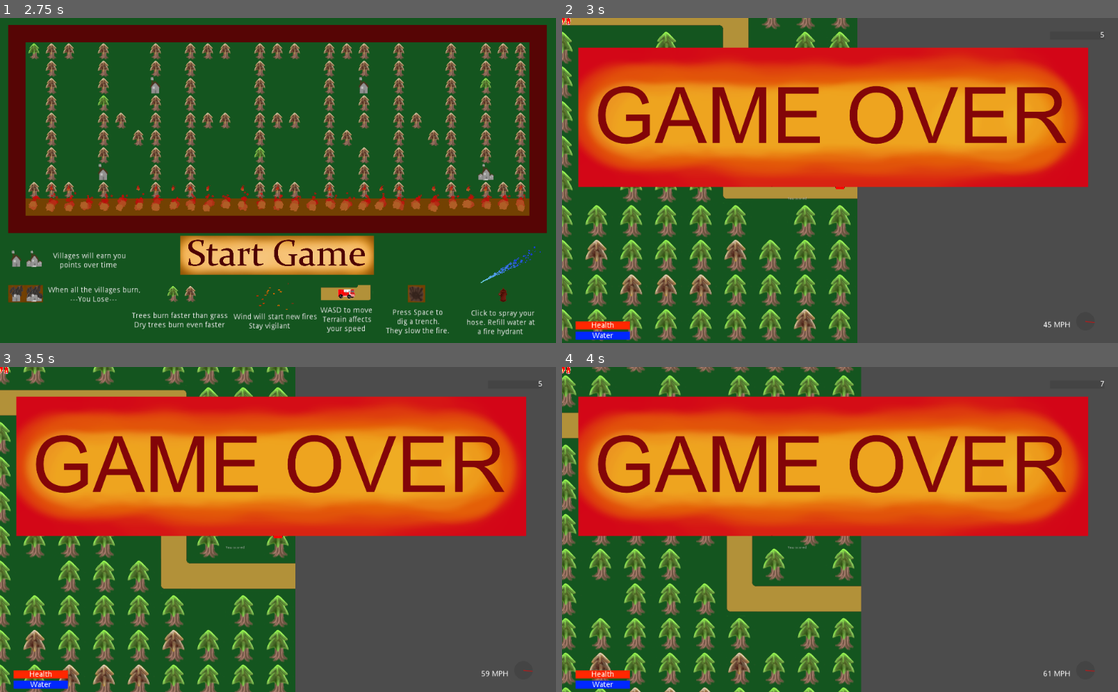
Above: before the commit, frames 1-4 (two rows, left to right).
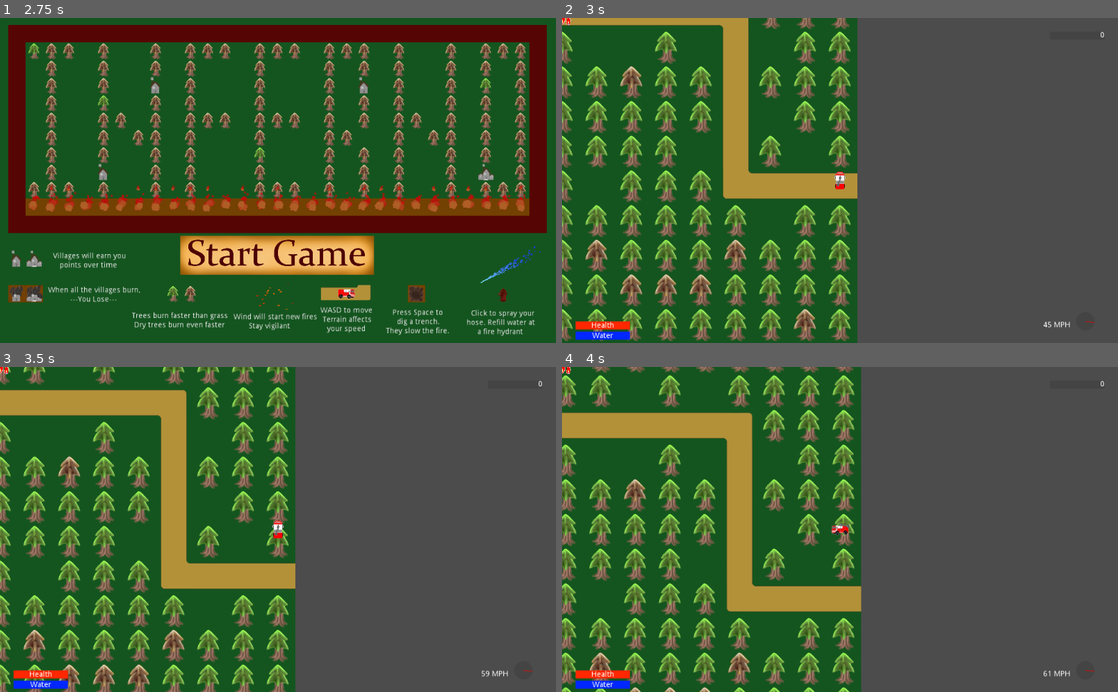
Above: after the commit, the same moments.

Repository: ConsoleCowboysInCyberspace/inferno
Game: Godot game, scene res://Scenes/main_title.tscn
Two runs of this game, one before a commit and one after it. Both use one fixed random seed, a clock stepped at 60 frames per second and the inputs below.
Inputs (mouse positions are in pixels of both pictures, inside the frame that each line leads up to):
- Up to frame 1 (2.75 s): tap Space (dig_trench) at 0.5, 0.6, 1.25, 2, 2.1 s; move the mouse to (400, 164) at 0.52 s; hold D (truck_right) 0.53-1.28 s; move the mouse to (166, 196) at 1.27 s; hold S (truck_down) 1.28-2.03 s; click (166, 196) at 1.35 s; move the mouse to (333, 109) at 2.02 s; hold D (truck_right) from 2.03 s (still down)
- Up to frame 2 (3 s): tap Space (dig_trench) at 2.75 s; move the mouse to (812, 245) at 2.77 s; release D (truck_right) at 2.78 s; hold W (truck_up) from 2.78 s (still down); click (812, 245) at 2.85 s
- Up to frame 3 (3.5 s): keep holding W (truck_up)
- Up to frame 4 (4 s): move the mouse to (1006, 578) at 3.52 s; release W (truck_up) at 3.53 s; hold A (truck_left) from 3.53 s (still down); tap Space (dig_trench) at 3.6 s

Frame 1 is identical in both runs. In frame 2, 40% of the frame differs, in the area x 2-98%, y 4-56%; in frame 3, 40%; in frame 4, 40%.

Commit message:
Hook up lose UI n' stuf

Diff:
--- a/Scenes/GUI.tscn
+++ b/Scenes/GUI.tscn
@@ -174,15 +174,26 @@
 texture = ExtResource( 3 )
 
 [node name="gameover" type="Sprite" parent="."]
+visible = false
 position = Vector2( 497.302, 191.614 )
 scale = Vector2( 0.5, 0.5 )
 texture = ExtResource( 4 )
 
+[node name="Panel" type="Panel" parent="gameover"]
+margin_left = -493.0
+margin_top = 268.0
+margin_right = 272.0
+margin_bottom = 380.0
+__meta__ = {
+"_edit_use_anchors_": false
+}
+
 [node name="RichTextLabel" type="RichTextLabel" parent="gameover"]
-margin_left = -163.273
-margin_top = 277.002
-margin_right = 85.7272
-margin_bottom = 317.002
+margin_left = -484.19
+margin_top = 286.441
+margin_right = -235.19
+margin_bottom = 326.441
+rect_scale = Vector2( 4, 4 )
 text = "You scored:"
 __meta__ = {
 "_edit_use_anchors_": false
--- a/Scenes/main_level.tscn
+++ b/Scenes/main_level.tscn
@@ -47,4 +47,5 @@
 position = Vector2( 21.748, 1013.24 )
 emitting = false
 [connection signal="healthAmountChanged" from="Fire_Truck" to="GUI" method="set_health"]
+[connection signal="noHealth" from="Fire_Truck" to="GUI" method="on_death"]
 [connection signal="water_changed" from="Fire_Truck" to="GUI" method="set_water_level"]
--- a/scripts/GUI.gd
+++ b/scripts/GUI.gd
@@ -17,10 +17,9 @@
 	# setting up fire arrow
 	tile_manager.connect("windFireStarted", self, "new_fire_started")
 	arrowTimer.connect("timeout", self, "arrowTimerTimeout")
+	add_child(arrowTimer)
 	arrowTimer.one_shot = true
 
-# temp debug code
-var lastUpdateTime = 0
 func _process(delta):
 
 	# not debug code
@@ -28,15 +27,8 @@
 	var toTarget = arrowTarget - newFireArrow.position
 	newFireArrow.rotation = newFireArrow.position.angle_to_point(arrowTarget)
 
-	var now = OS.get_ticks_msec() / 1000
-
-	if now - lastUpdateTime > 1:
-		lastUpdateTime = now
-
-		set_score(now)
-		# set_water_level(randi() % 100)
-		# set_wind_angle(randi() % 360)
-		# set_wind_speed(randi() % 100)
+	# poll score like a pleb
+	set_score(tile_manager.score)
 
 func set_score(value):
 	score.bbcode_text = "[right]" + String(value) + "[/right]"
@@ -60,3 +52,8 @@
 
 func arrowTimerTimeout():
 	fireArrowSprite.visible = false
+
+func on_death():
+	var gameover = $gameover
+	gameover.visible = true
+	gameover.get_node("RichTextLabel").text = "Your Score: " + String(tile_manager.score)
--- a/scripts/TruckScript.gd
+++ b/scripts/TruckScript.gd
@@ -45,7 +45,7 @@
 
 	#initialize UI
 	emit_signal("water_changed", water_amount)
-	emit_signal("healthAmountchanged", health)
+	emit_signal("healthAmountChanged", health)
 
 func _ready():
 	""" digTimer = Timer.new()
--- a/scripts/internal_tile_manager.gd
+++ b/scripts/internal_tile_manager.gd
@@ -112,7 +112,7 @@
 			if fireMap != null && fireMap.get_cellv(pos) != -1:
 				tile.fireLevel = Internal_Tile.maxFireLevel #todo set this to max
 				fire = makeNewFireInstance(pos)
-			if(tile.type == Internal_Tile.TileType.EMPTY):
+			if(tile.type == Internal_Tile.TileType.TOWN):
 				numTowns += 1
 			row.append(tile)
 			fireRow.append(fire)
@@ -131,15 +131,19 @@
 	windTimer.start()
 
 	scoreTimer = Timer.new()
-	scoreTimer.connect("scoreTick", self, "incScore")
+	scoreTimer.connect("timeout", self, "incScore")
 	add_child(scoreTimer)
 	scoreTimer.wait_time = 5
 	scoreTimer.set_one_shot(false)
 	scoreTimer.start()
 
+	print("score timer ", scoreTimer)
+
 func incScore():
 	score += numTowns
+
 	print("Score = ", score)
+
 func lose():
 	pass
 func fireSpread():
@@ -178,7 +182,6 @@
 	burnLevelsArr[tileToBurn.y][tileToBurn.x] += fireSpreadStrength * sqrt(fireLevel)
 
 func _physics_process(delta):
-	incScore()
 	if timeUntilNextFireSpread <= 0:
 		fireSpread()
 		timeUntilNextFireSpread = fireSpreadTime
